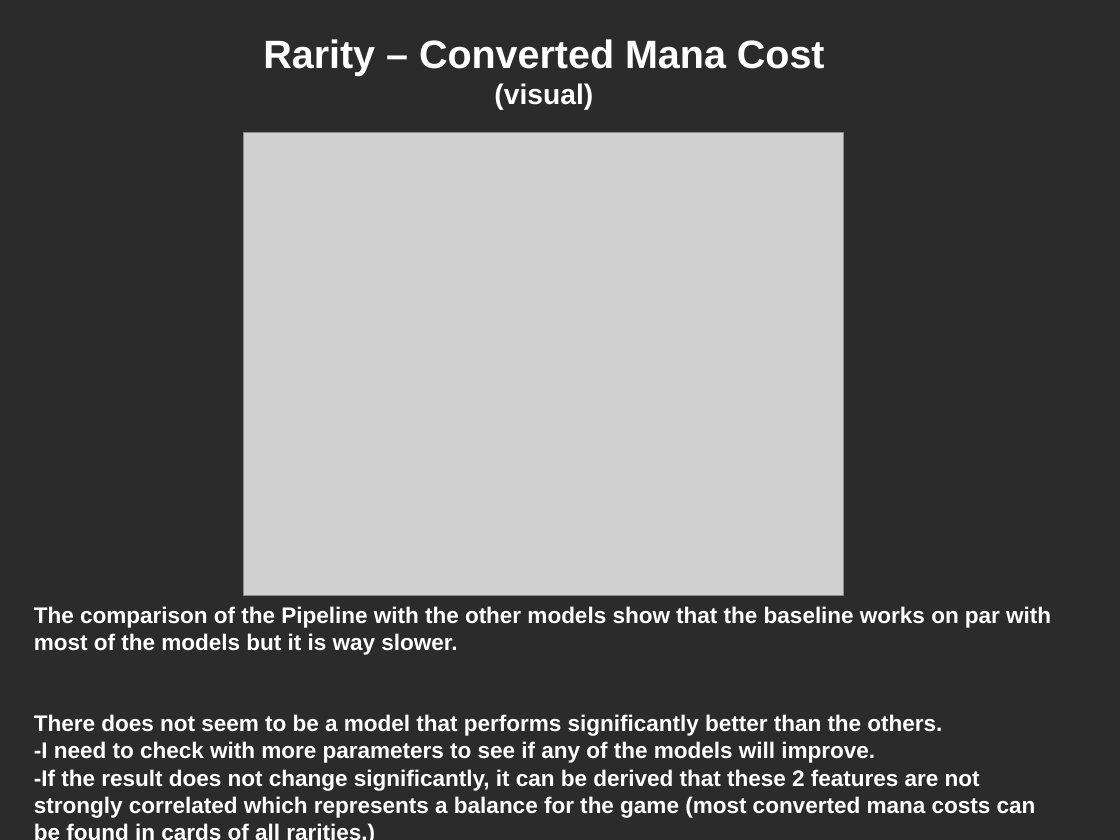
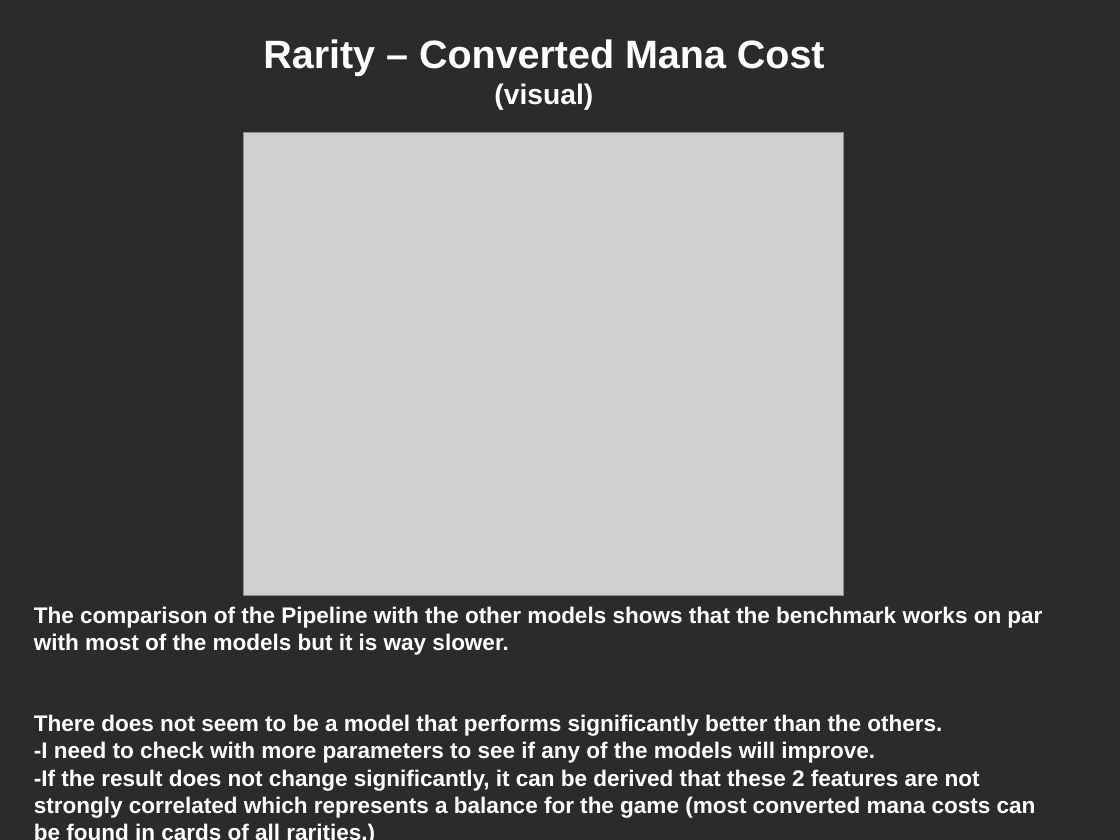
Before and after one commit to Spiros07/mtg_ml_models, a slide deck: slide 3 of presentation.odp. Drawn at 1120x840 pixels with LibreOffice and Linux fonts; fonts in the diff are those of the drawing; grey boxes stand for pictures; background and template pictures are left out; a plain dark background stands for a picture behind light text. Boxes give left, top, right and bottom in pixels: in the first picture for what was removed or moved away, otherwise in the second. Text is boxed around its words. In the diff, an @@ line names an element or a change of style, - is before the commit and + after.

```diff
--- a/presentation.odp
+++ b/presentation.odp
@@ text at [34, 606, 1042, 655]: text changed @@
-The comparison of the Pipeline with the other models show that the baseline works on par with most of the models but it is way slower.
+The comparison of the Pipeline with the other models shows that the benchmark works on par with most of the models but it is way slower.
```
Also in this commit, not shown: 2 slides added, 1 slide removed, 1 other file.
